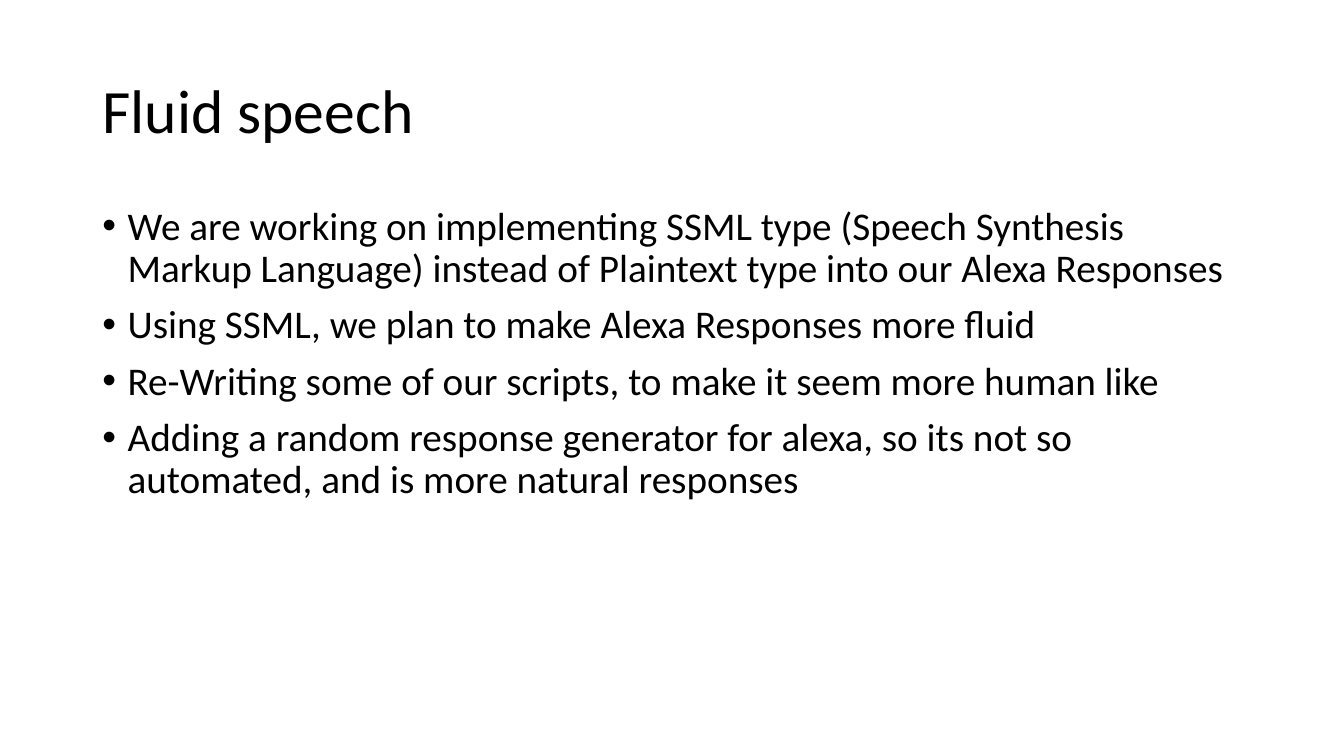
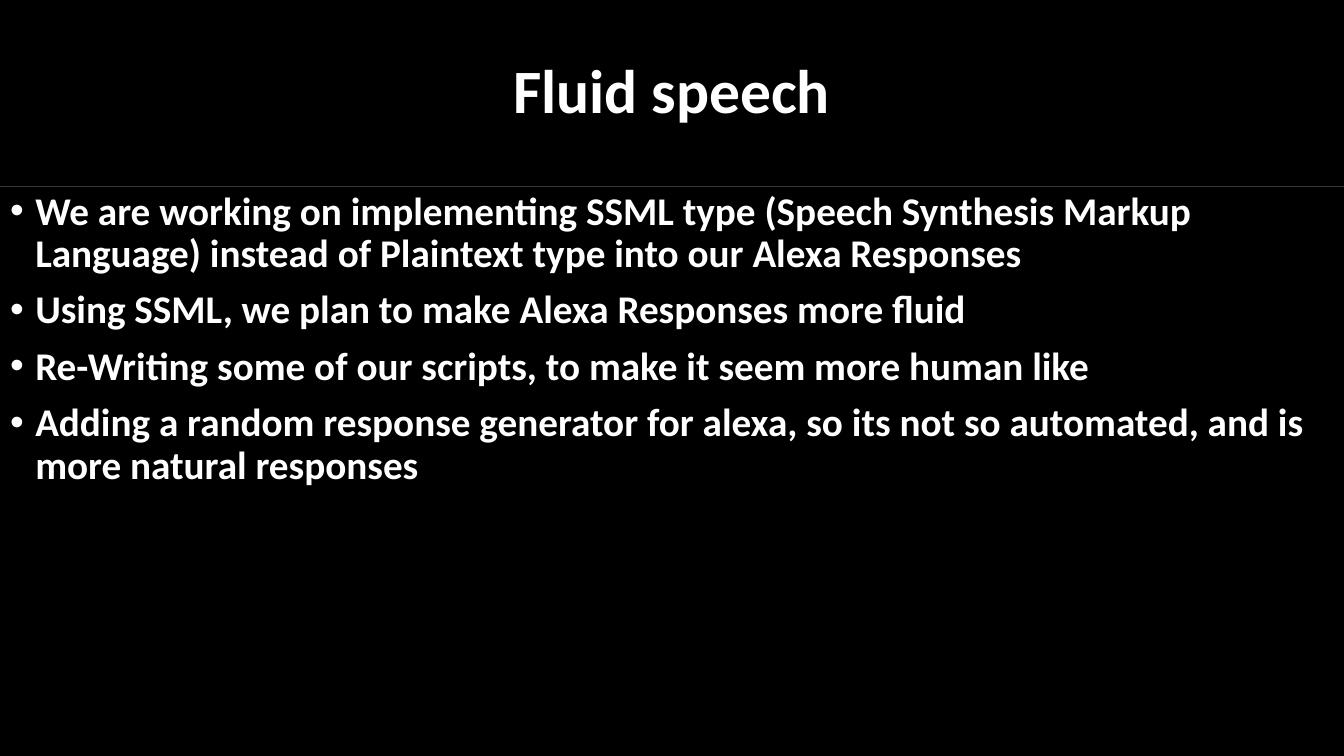
Before and after one commit to boylerft/ScumMasters, a slide deck: slide 4 of NuAudio presentation (2).pptx. Drawn at 1344x756 pixels with LibreOffice and Linux fonts; fonts in the diff are those of the drawing. Boxes give left, top, right and bottom in pixels: in the first picture for what was removed or moved away, otherwise in the second. Text is boxed around its words. In the diff, an @@ line names an element or a change of style, - is before the commit and + after.

```diff
--- a/NuAudio presentation (2).pptx
+++ b/NuAudio presentation (2).pptx
@@ title "Fluid speech": place and size @@
-title "Fluid speech" at <box>102,90,414,143</box>
+title "Fluid speech" at <box>513,69,830,123</box>
@@ title "Fluid speech" at <box>513,69,830,123</box>: text colour #000000 to #FFFFFF, bold on; alignment left to centre @@
@@ text "We are working on implementing ...": place and size @@
-text "We are working on implementing ..." at <box>128,211,1223,500</box>
+text "We are working on implementing ..." at <box>35,196,1303,485</box>
@@ text "We are working on implementing ..." at <box>35,196,1303,485</box>: text colour #000000 to #FFFFFF, bold on @@
```
Also in this commit, not shown: 5 other slides changed.
